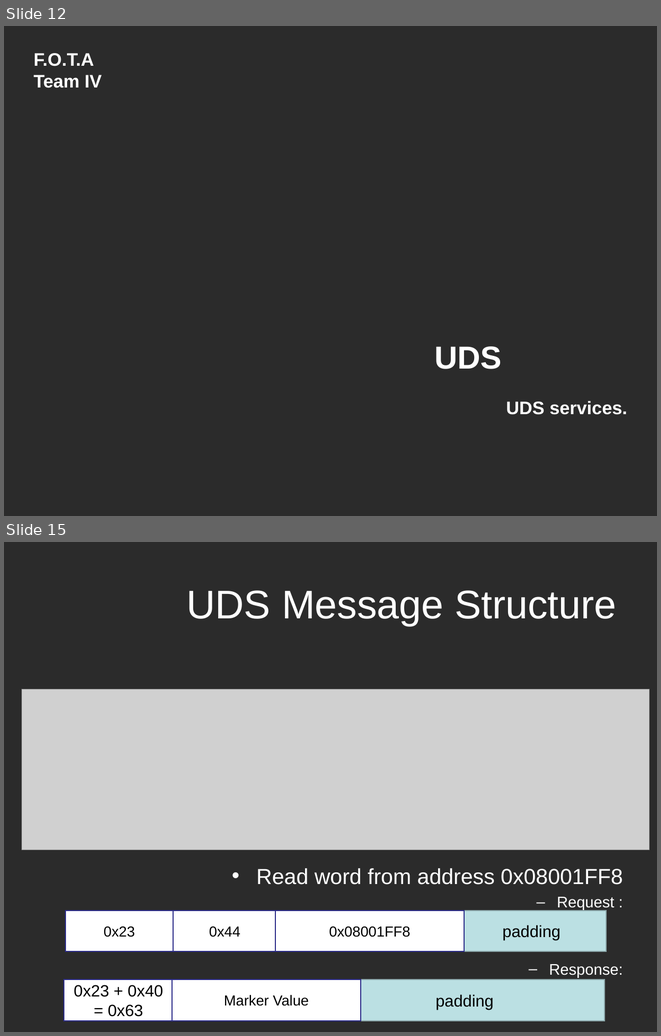
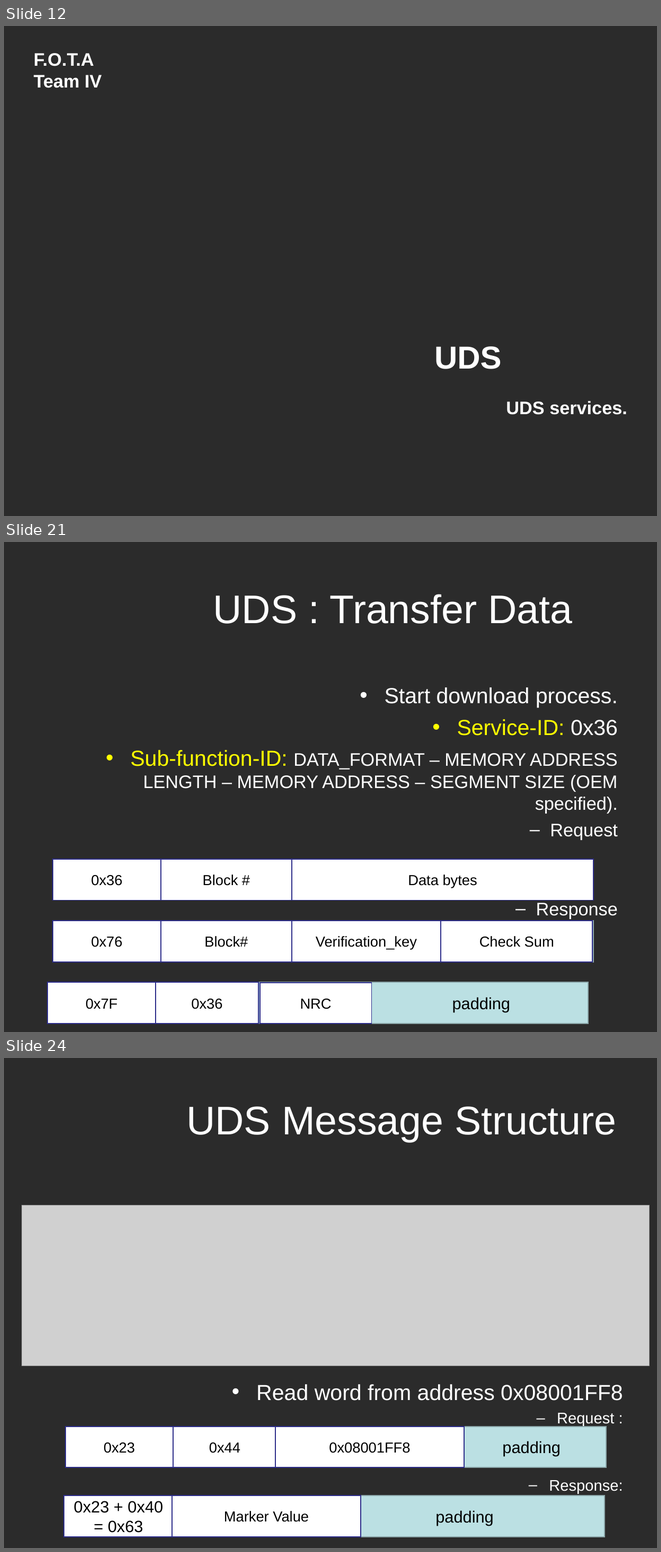
Before and after one commit to Marcelle-Samir/Firmware_Over_The_Air, a slide deck: project Documentation/Second week/Search-UDS.ppt. Shown one above the other, each under a label of ours: slides 12 and 15 before the commit, slides 12, 21 and 24 after it; the slides between them are not shown. The pictures are 661x1036 and 661x1552 pixels, drawn with LibreOffice and Linux fonts; fonts in the diff are those of the drawing; grey boxes stand for pictures; background and template pictures are left out; a plain dark background stands for a picture behind light text. Boxes give left, top, right and bottom in pixels: in the first picture for what was removed or moved away, otherwise in the second. Text is boxed around its words. In the diff, an @@ line names an element or a change of style, - is before the commit and + after.

```diff
--- a/project Documentation/Second week/Search-UDS.ppt
+++ b/project Documentation/Second week/Search-UDS.ppt
@@ slide 21 added at box(4, 542, 657, 1032), background picture (left out) @@
@@ title added at box(213, 594, 572, 624), 44 pt, text #FFFFFF @@
+UDS : Transfer Data
@@ text added at box(130, 687, 618, 918), 20 pt, text #FFFFFF @@
+• Start download process.
+• Service-ID: 0x36
+• Sub-function-ID: DATA_FORMAT – MEMORY ADDRESS LENGTH – MEMORY ADDRESS – SEGMENT SIZE (OEM specified).
+  – Request
+  – Response
@@ group added at box(53, 859, 593, 900): 4 rectangles @@
+  padding
+0x36
+Block #
+Data bytes
@@ group added at box(53, 921, 593, 962): 5 rectangles @@
+  padding
+0x76
+Block#
+Verification_key
+Check Sum
@@ group added at box(48, 982, 589, 1023): 4 rectangles @@
+padding
+0x7F
+0x36
+NRC
@@ what was slide 15 is now slide 24 @@
```
Also in this commit, not shown: 4 slides changed, 8 other slides added, 1 other file.
